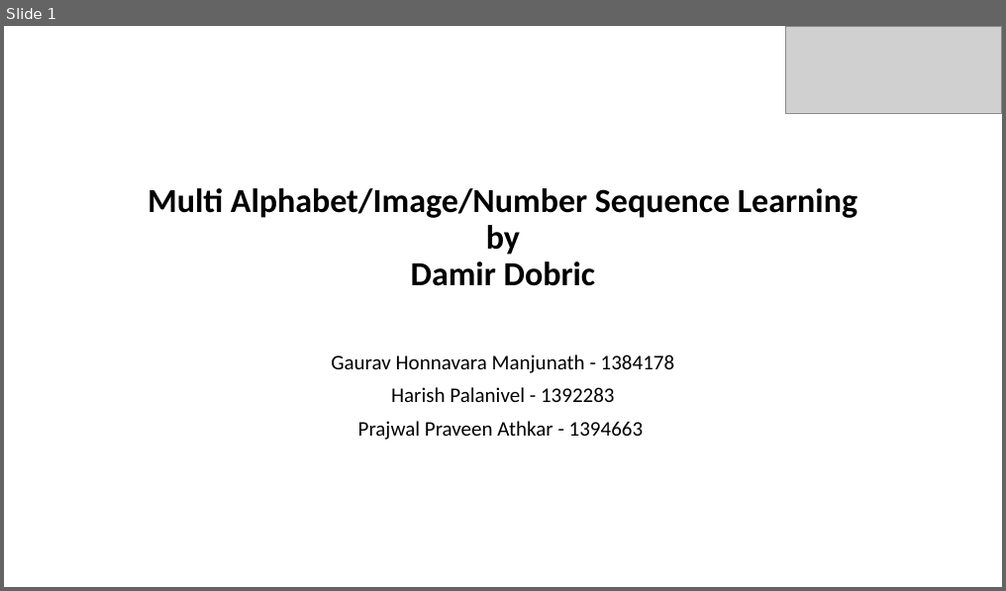
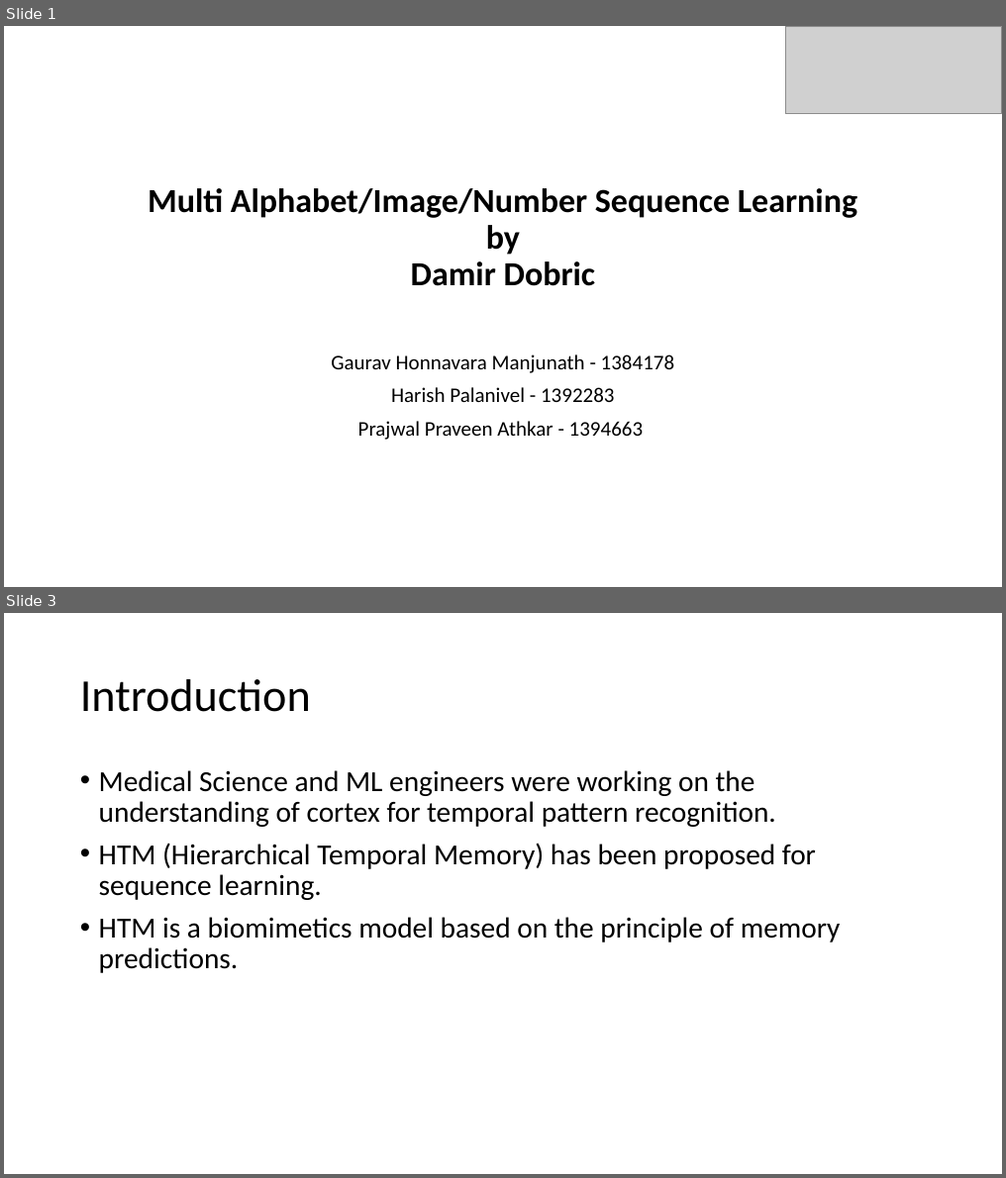
Before and after one commit to harishpalani12/neocortexapi, a slide deck: source/MySEProject/Documentation/Multi Sequence Learning.pptx. Shown one above the other, each under a label of ours: slide 1 before the commit, slides 1 and 3 after it; the slides between them are not shown. The pictures are 1006x591 and 1006x1178 pixels, drawn with LibreOffice and Linux fonts; fonts in the diff are those of the drawing; grey boxes stand for pictures. Boxes give left, top, right and bottom in pixels: in the first picture for what was removed or moved away, otherwise in the second. Text is boxed around its words. In the diff, an @@ line names an element or a change of style, - is before the commit and + after.

```diff
--- a/source/MySEProject/Documentation/Multi Sequence Learning.pptx
+++ b/source/MySEProject/Documentation/Multi Sequence Learning.pptx
@@ slide 3 added at <box>4,613,1002,1174</box>, background #FFFFFF @@
@@ title added at <box>80,679,311,712</box>, 44 pt, text #000000 @@
+Introduction
@@ text added at <box>99,770,841,973</box>, 28 pt, text #000000 @@
+• Medical Science and ML engineers were working on the understanding of cortex for temporal pattern recognition.
+• HTM (Hierarchical Temporal Memory) has been proposed for sequence learning.
+• HTM is a biomimetics model based on the principle of memory predictions.
```
Also in this commit, not shown: 2 slides changed, 4 other slides added, 1 other file.
